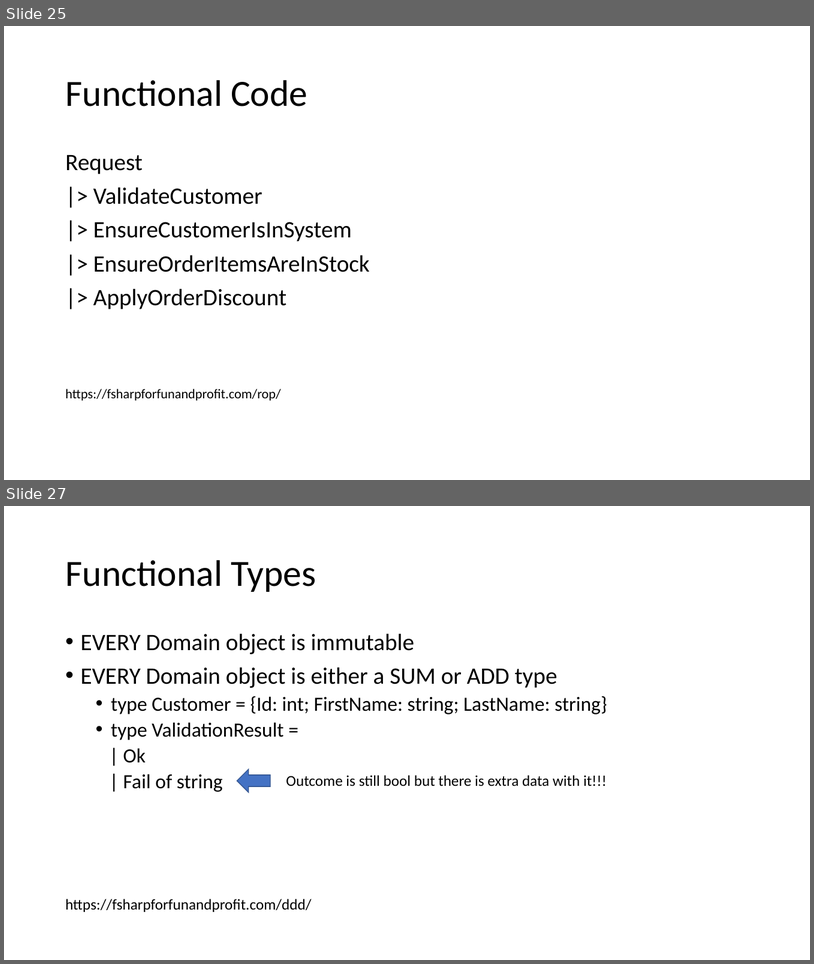
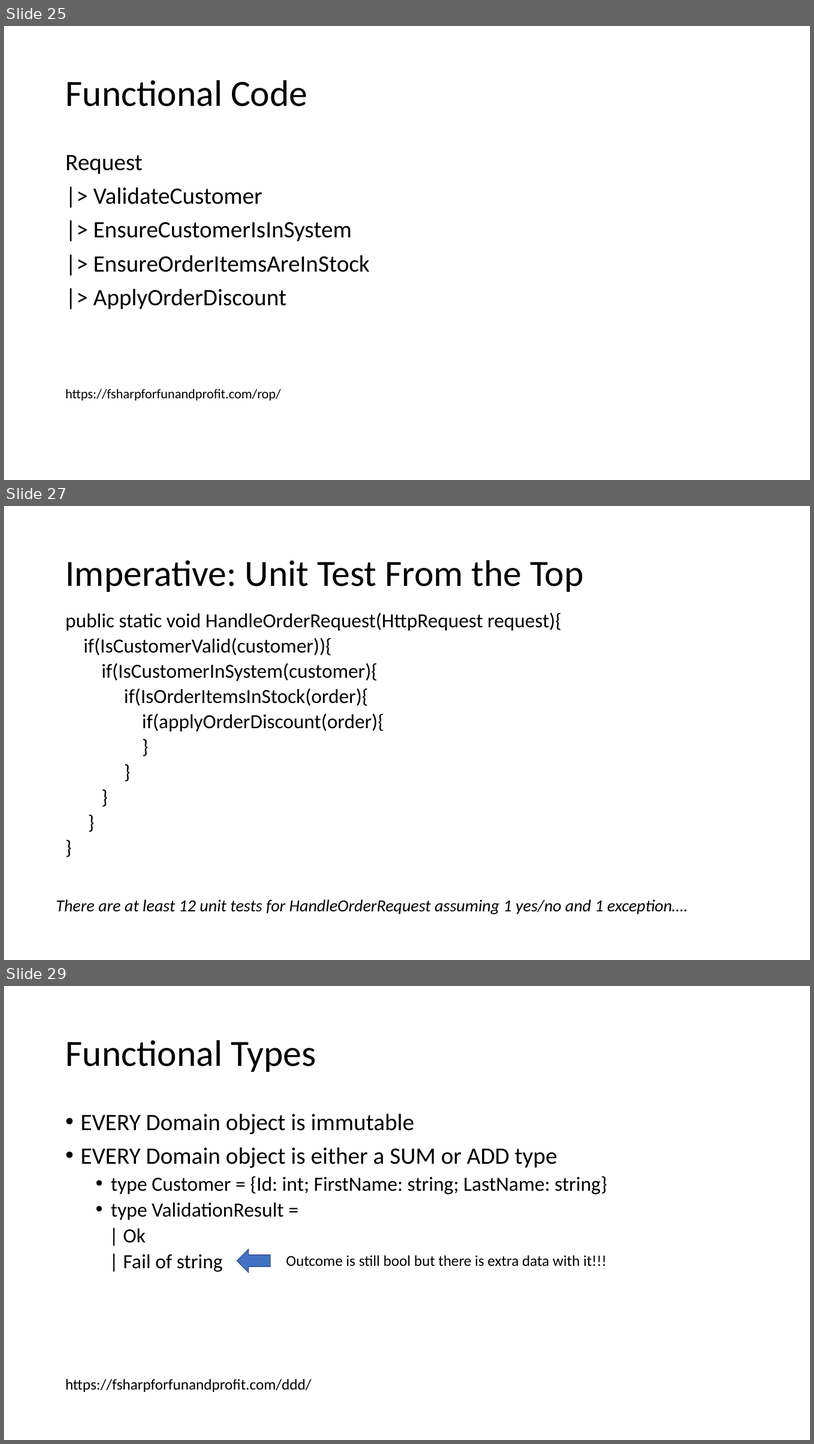
Before and after one commit to jamessdixon/chickensoftware-businessrules, a slide deck: Business Rules.pptx. Shown one above the other, each under a label of ours: slides 25 and 27 before the commit, slides 25, 27 and 29 after it; the slides between them are not shown. The pictures are 814x964 and 814x1444 pixels, drawn with LibreOffice and Linux fonts; fonts in the diff are those of the drawing. Boxes give left, top, right and bottom in pixels: in the first picture for what was removed or moved away, otherwise in the second. Text is boxed around its words. In the diff, an @@ line names an element or a change of style, - is before the commit and + after.

```diff
--- a/Business Rules.pptx
+++ b/Business Rules.pptx
@@ slide 27 added at <box>4,506,810,960</box>, background #FFFFFF @@
@@ title added at <box>65,560,584,592</box>, 44 pt, text #000000 @@
+Imperative: Unit Test From the Top
@@ text added at <box>65,613,562,732</box>, 23.8 pt, text #000000 @@
+public static void HandleOrderRequest(HttpRequest request){
+if(IsCustomerValid(customer)){
+if(IsCustomerInSystem(customer){
+if(IsOrderItemsInStock(order){
+if(applyOrderDiscount(order){
+}
+}
+}
+}
+}
@@ text added at <box>56,899,688,914</box>, 20 pt, text #000000, italic @@
+There are at least 12 unit tests for HandleOrderRequest assuming 1 yes/no and 1 exception….
@@ what was slide 27 is now slide 29 @@
```
Also in this commit, not shown: 7 slides changed, 1 other slide added.
